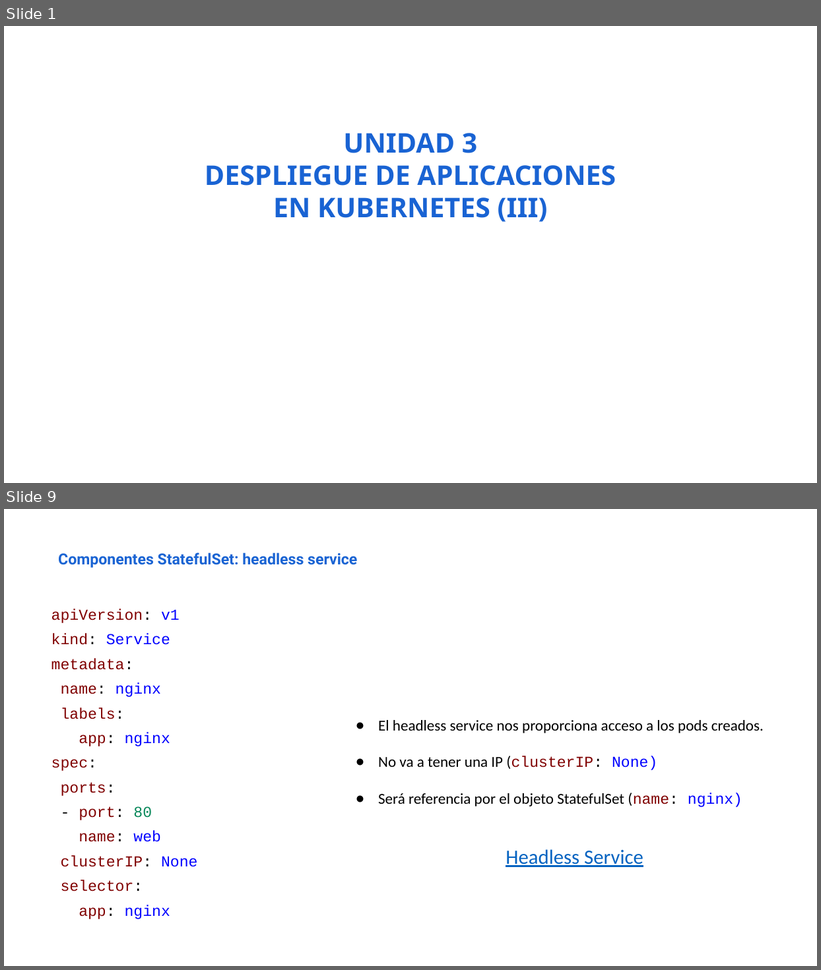
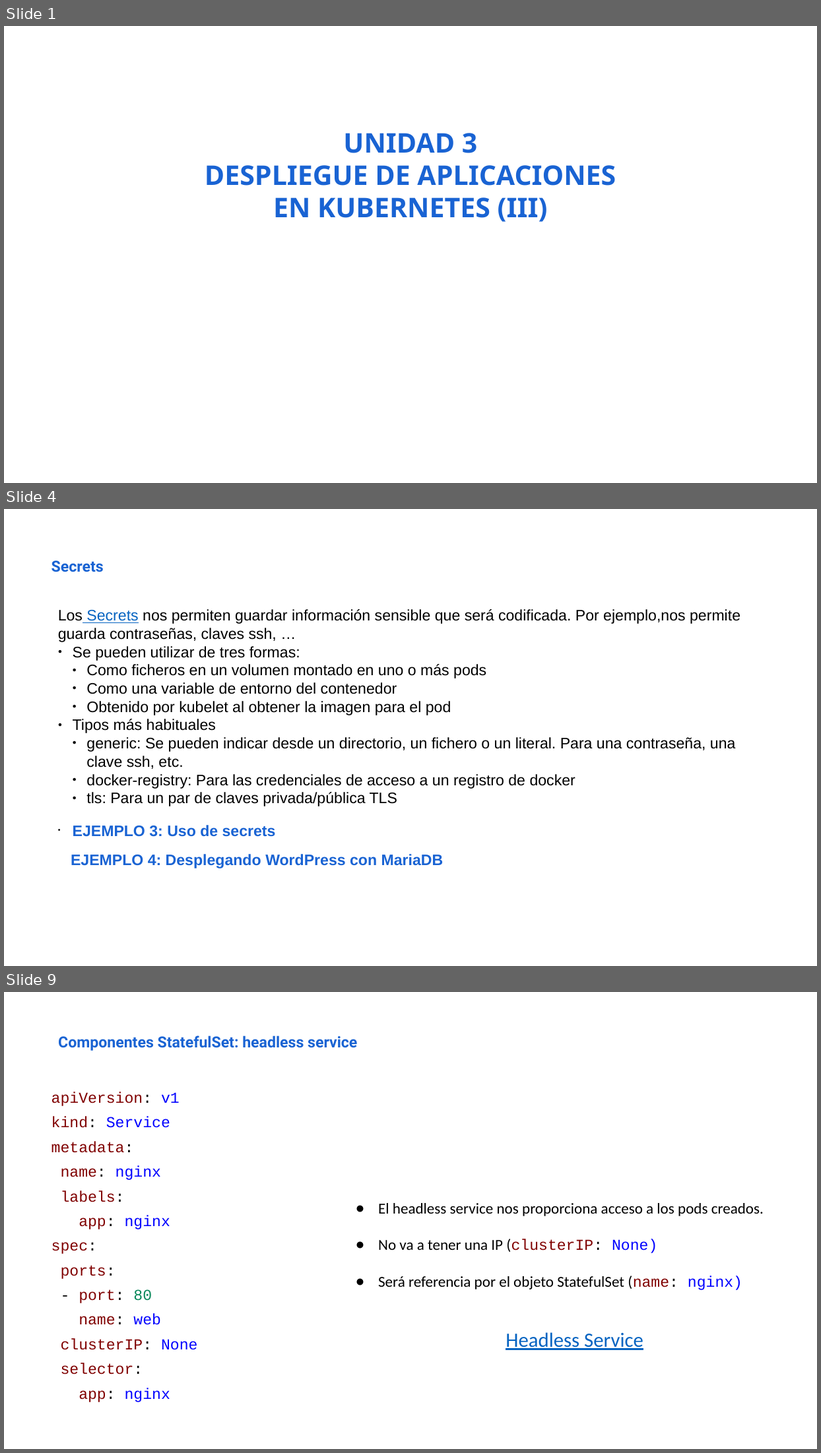
Before and after one commit to iesgn/kubernetes-storm, a slide deck: unidad3/presentacion_unidad3-3.odp. Shown one above the other, each under a label of ours: slides 1 and 9 before the commit, slides 1, 4 and 9 after it; the slides between them are not shown. The pictures are 821x970 and 821x1453 pixels, drawn with LibreOffice and Linux fonts; fonts in the diff are those of the drawing. Boxes give left, top, right and bottom in pixels: in the first picture for what was removed or moved away, otherwise in the second. Text is boxed around its words. In the diff, an @@ line names an element or a change of style, - is before the commit and + after.

```diff
--- a/unidad3/presentacion_unidad3-3.odp
+++ b/unidad3/presentacion_unidad3-3.odp
@@ slide 4 added at box(4, 509, 817, 966), background #FFFFFF @@
@@ text added at box(52, 560, 104, 572), 18 pt, text #1963D3, bold @@
+Secrets
@@ text added at box(58, 609, 741, 837), 18 pt, text #000000 @@
+Los Secrets nos permiten guardar información sensible que será codificada. Por ejemplo,nos permite guarda contraseñas, claves ssh, …
+● Se pueden utilizar de tres formas:
+  ● Como ficheros en un volumen montado en uno o más pods
+  ● Como una variable de entorno del contenedor
+  ● Obtenido por kubelet al obtener la imagen para el pod
+● Tipos más habituales
+  ● generic: Se pueden indicar desde un directorio, un fichero o un literal. Para una contraseña, una clave ssh, etc.
+  ● docker-registry: Para las credenciales de acceso a un registro de docker
+  ● tls: Para un par de claves privada/pública TLS
+• EJEMPLO 3: Uso de secrets
@@ text added at box(71, 854, 444, 869), 18 pt, text #1963D3, bold @@
+EJEMPLO 4: Desplegando WordPress con MariaDB
```
Also in this commit, not shown: 8 slides changed, 2 other slides added, 8 slides removed, 2 other files.
